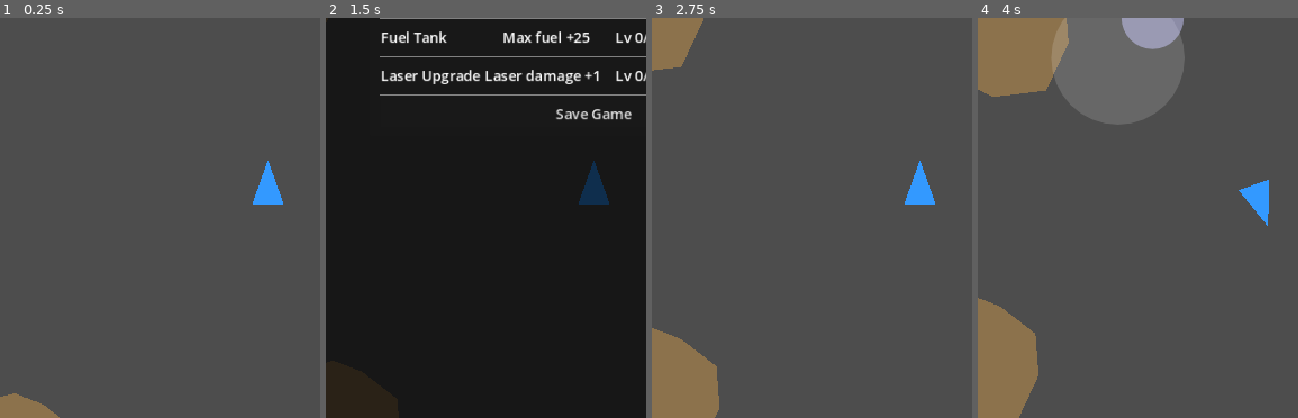
Above: before the commit, frames 1-4 (left to right).
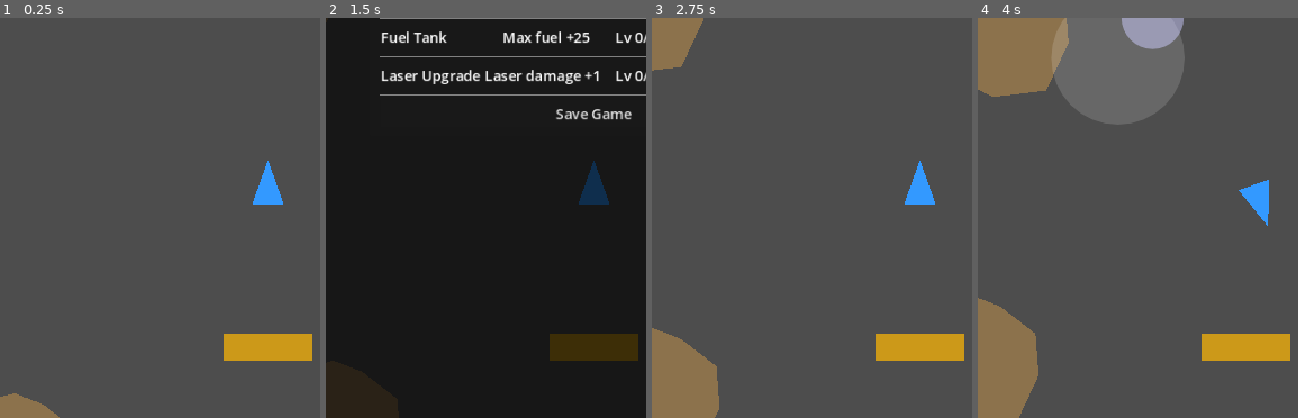
Above: after the commit, the same moments.

Repository: h8k8n/SpaceMiner
Game: Godot game, scene res://scenes/Main.tscn
Same seed, same stepped clock (60 frames per second), same inputs: the game is played once before the commit and once after it.
Inputs (mouse positions are % of the whole screen's width and height, from its top left):
- Up to frame 1 (0.25 s): no input
- Up to frame 2 (1.5 s): click "FIRE" at 0.5 s; click "UPGRADES" at 1.25 s
- Up to frame 3 (2.75 s): click "X" at 2 s
- Up to frame 4 (4 s): move the mouse to (72, 45) at 2.77 s; hold D (move_right) 2.78-3.5 s; tap Space (mine) at 2.85 s; click (72, 45) at 2.92 s; drag from (30, 55) to (75, 14) at 3.52 s
The pictures show only the part of the screen within x 8-58%, y 50-100%; the shares and areas given below are measured in that part.

The runs differ from the first frame. In frame 1, 1.9% of the frame differs, in the area x 70-98%, y 79-86%; in frame 2, 1.9%; in frame 3, 1.9%; in frame 4, 1.9%.

Commit message:
some updates

Diff:
--- a/scenes/Main.tscn
+++ b/scenes/Main.tscn
@@ -10,7 +10,7 @@
 script = ExtResource("4_main_script")
 
 [node name="Base" parent="." instance=ExtResource("1_base")]
-position = Vector2(360, 1150)
+position = Vector2(360, 820)
 
 [node name="PlayerShip" parent="." unique_id=354298060 instance=ExtResource("2_playership")]
 position = Vector2(360, 640)
Not shown, added: scripts/Main.gd.uid
Not shown, added: scripts/SaveManager.gd.uid
Not shown, added: scripts/asteroid/Asteroid.gd.uid
Not shown, added: scripts/base/Base.gd.uid
Not shown, added: scripts/bullet/Bullet.gd.uid
Not shown, added: scripts/pickup/Pickup.gd.uid
Not shown, added: scripts/player/PlayerShip.gd.uid
Not shown, added: scripts/ui/UpgradeMenu.gd.uid
Not shown, added: scripts/ui/VirtualJoystick.gd.uid
